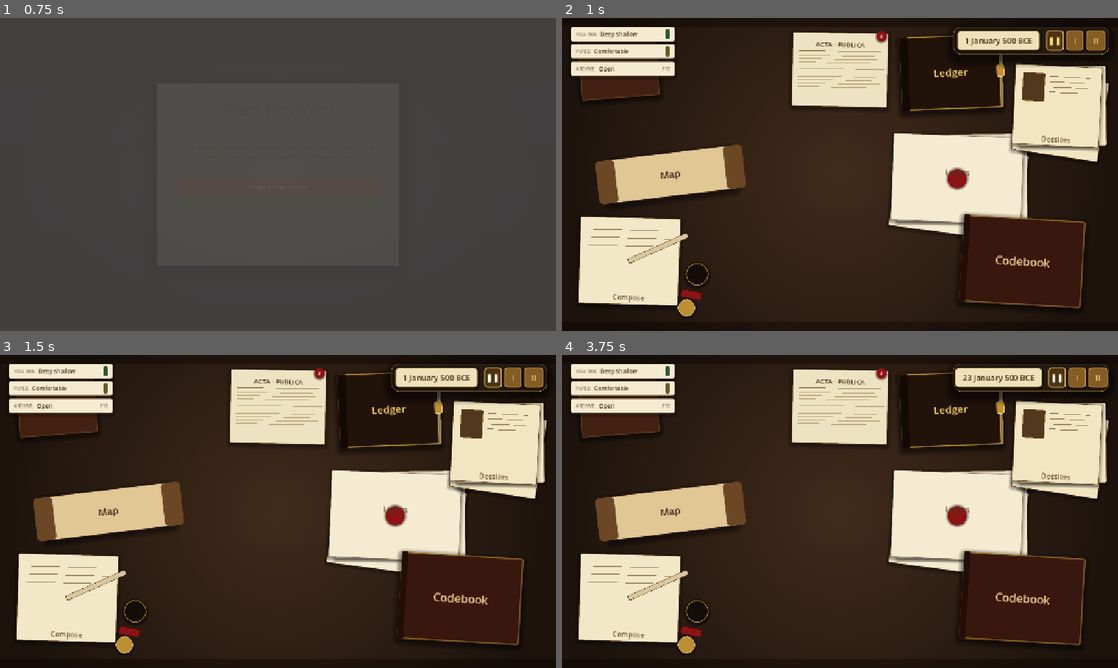
Above: before the commit, frames 1-4 (two rows, left to right).
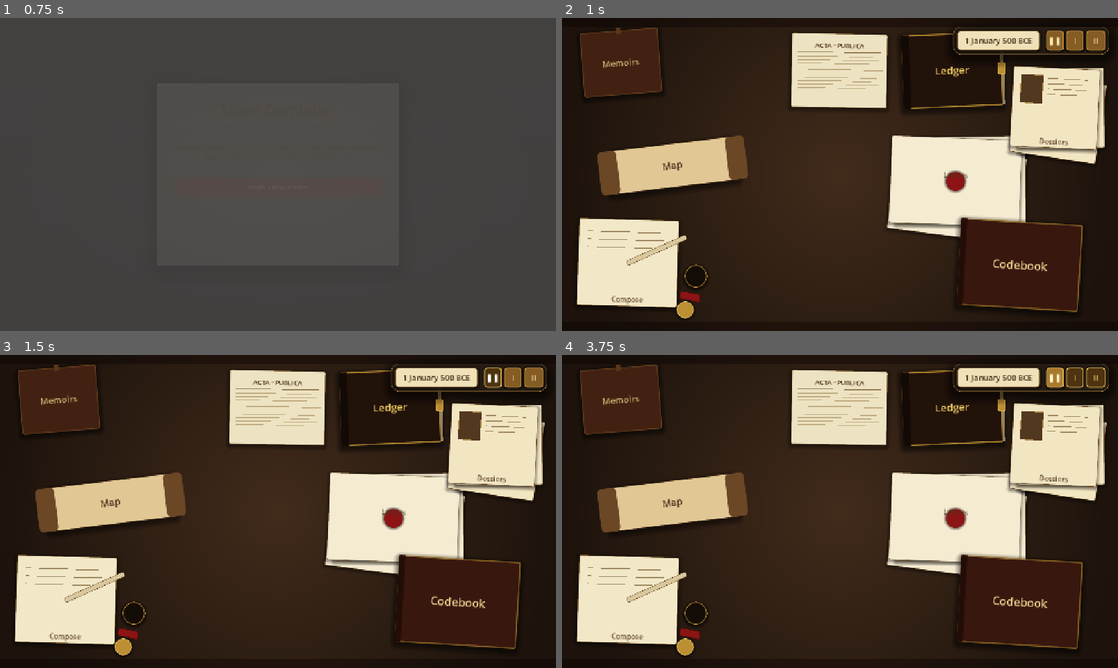
Above: after the commit, the same moments.

Repository: sweetpickle-24/silent-dominion
Game: Godot game, scene res://scenes/title/title.tscn
Same seed, same stepped clock (60 frames per second), same inputs: the game is played once before the commit and once after it.
Inputs:
- Up to frame 1 (0.75 s): click "Begin a new season" at 0.5 s
- Up to frame 2 (1 s): no input
- Up to frame 3 (1.5 s): click "❚❚" at 1.25 s
- Up to frame 4 (3.75 s): click "I" at 2 s; click "II" at 2.75 s; click "❚❚" at 3.5 s

Frame 1 is identical in both runs. In frame 2, 12% of the frame differs, in the area x 1-99%, y 2-96%; in frame 3, 12%; in frame 4, 13%.
Error after the commit: Parse Error: Identifier "_map" not declared in the current scope. (res://scenes/table/table.gd:717)

Commit message:
feat: unseen wax dots on ledger, dossiers, and map
New Notifications autoload tracks per-table-object unseen
counters and fires a 'changed' signal when they shift. It
subscribes to KingdomEconomy.tick (for the ledger), to
death/succession/host_won public events (for dossiers), and
to war/peace/tax/relation changes (for the map). Opening the
matching object clears its counter.

On the table, each of those three objects now renders a small
wax dot in its corner when something new has landed there.
The inbox and public news scroll already had their own
badges; this extends the same idea to the rest of the table
so the player can tell at a glance which surfaces have new
material.

Diff:
--- a/project.godot
+++ b/project.godot
@@ -31,6 +31,7 @@
 PublicNews="*res://scripts/public_news.gd"
 Digest="*res://scripts/monthly_digest.gd"
 HostFlavor="*res://scripts/host_flavor.gd"
+Notifications="*res://scripts/notifications.gd"
 Session="*res://scripts/session.gd"
 WorldAI="*res://scripts/world_ai.gd"
 SaveManager="*res://scripts/save_manager.gd"
--- a/scenes/table/table.gd
+++ b/scenes/table/table.gd
@@ -92,6 +92,7 @@
 	_install_purse_indicator()
 	_install_archive_indicator()
 	_install_public_news_badge()
+	_install_object_unread_dots()
 
 	# If the player arrived here via 'Return to X' on the title screen,
 	# Session carries the slot to load. Apply it after the scene is
@@ -323,6 +324,7 @@
 # --- Per-object actions -------------------------------------------------------
 
 func _on_map_clicked() -> void:
+	Notifications.mark_seen(Notifications.KEY_MAP)
 	_open_map_view()
 
 
@@ -433,6 +435,7 @@
 
 
 func _on_ledger_clicked() -> void:
+	Notifications.mark_seen(Notifications.KEY_LEDGER)
 	_open_ledger_view()
 
 
@@ -454,6 +457,7 @@
 
 
 func _on_dossiers_clicked() -> void:
+	Notifications.mark_seen(Notifications.KEY_DOSSIERS)
 	_open_dossier_view()
 
 
@@ -696,3 +700,59 @@
 		+ "and your seal ring.\n\n" \
 		+ "This is how orders leave the table. Every action you\n" \
 		+ "take is a letter sealed and sent."
+
+
+# --- Per-object unread dots --------------------------------------------------
+#
+# The inbox and news scroll have their own unread badges. The rest of
+# the table (ledger, dossiers, map) gets a smaller wax dot tied to the
+# Notifications autoload. The dot appears when new material has landed
+# and hides when the object is opened.
+
+var _unread_dots: Dictionary = {}  # StringName -> Panel
+
+func _install_object_unread_dots() -> void:
+	_unread_dots[Notifications.KEY_LEDGER]   = _make_unread_dot(_ledger)
+	_unread_dots[Notifications.KEY_DOSSIERS] = _make_unread_dot(_dossiers)
+	_unread_dots[Notifications.KEY_MAP]      = _make_unread_dot(_map)
+
+	Notifications.changed.connect(_refresh_object_unread_dots)
+	_refresh_object_unread_dots()
+
+
+func _make_unread_dot(parent: Control) -> Panel:
+	if parent == null:
+		return null
+	var dot: Panel = Panel.new()
+	dot.name = "UnseenDot"
+	dot.mouse_filter = Control.MOUSE_FILTER_IGNORE
+	dot.anchor_left = 1.0
+	dot.anchor_right = 1.0
+	dot.anchor_top = 0.0
+	dot.anchor_bottom = 0.0
+	dot.offset_left = -18.0
+	dot.offset_top = -2.0
+	dot.offset_right = -4.0
+	dot.offset_bottom = 12.0
+
+	var sb: StyleBoxFlat = StyleBoxFlat.new()
+	sb.bg_color = Color(0.55, 0.08, 0.08, 1.0)
+	sb.corner_radius_top_left = 7
+	sb.corner_radius_top_right = 7
+	sb.corner_radius_bottom_left = 7
+	sb.corner_radius_bottom_right = 7
+	sb.shadow_color = Color(0, 0, 0, 0.4)
+	sb.shadow_size = 3
+	sb.shadow_offset = Vector2(0, 2)
+	dot.add_theme_stylebox_override("panel", sb)
+	dot.visible = false
+	parent.add_child(dot)
+	return dot
+
+
+func _refresh_object_unread_dots() -> void:
+	for key in _unread_dots.keys():
+		var d: Panel = _unread_dots[key]
+		if d == null:
+			continue
+		d.visible = Notifications.has_any(key)
--- /dev/null
+++ b/scripts/notifications.gd
@@ -0,0 +1,71 @@
+extends Node
+## Autoloaded as `Notifications`. Per-table-object unseen counters.
+##
+## The inbox and the public news scroll already track their own unread
+## state. This autoload extends that idea to the rest of the table —
+## ledger, dossiers, map — so the player can tell at a glance which
+## objects have new material without opening every one.
+##
+## Counters increment when relevant signals fire. They reset to zero
+## when the corresponding object is marked seen (usually on open).
+
+signal changed
+
+const KEY_LEDGER: StringName   = &"ledger"
+const KEY_DOSSIERS: StringName = &"dossiers"
+const KEY_MAP: StringName      = &"map"
+
+var _counts: Dictionary = {
+	KEY_LEDGER:   0,
+	KEY_DOSSIERS: 0,
+	KEY_MAP:      0,
+}
+
+
+func _ready() -> void:
+	KingdomEconomy.tick.connect(_on_economy_tick)
+	EventBus.public_event.connect(_on_public_event)
+	Relations.relation_changed.connect(_on_relation_changed)
+
+
+# --- Public API --------------------------------------------------------------
+
+func count(key: StringName) -> int:
+	return int(_counts.get(key, 0))
+
+
+func has_any(key: StringName) -> bool:
+	return count(key) > 0
+
+
+func mark_seen(key: StringName) -> void:
+	if count(key) == 0:
+		return
+	_counts[key] = 0
+	changed.emit()
+
+
+# --- Signal handlers ---------------------------------------------------------
+
+func _on_economy_tick(_snap: Array) -> void:
+	# A fresh monthly pass. Bump the ledger.
+	_bump(KEY_LEDGER, 1)
+
+
+func _on_public_event(event: Dictionary) -> void:
+	match event.get("kind", &"misc"):
+		&"death", &"assassination", &"succession", &"host_won":
+			_bump(KEY_DOSSIERS, 1)
+		&"war_declaration", &"peace_declaration", &"tax_change":
+			_bump(KEY_MAP, 1)
+
+
+func _on_relation_changed(_a: String, _b: String, _s: int) -> void:
+	_bump(KEY_MAP, 1)
+
+
+# --- Internal ----------------------------------------------------------------
+
+func _bump(key: StringName, by: int) -> void:
+	_counts[key] = int(_counts.get(key, 0)) + by
+	changed.emit()
